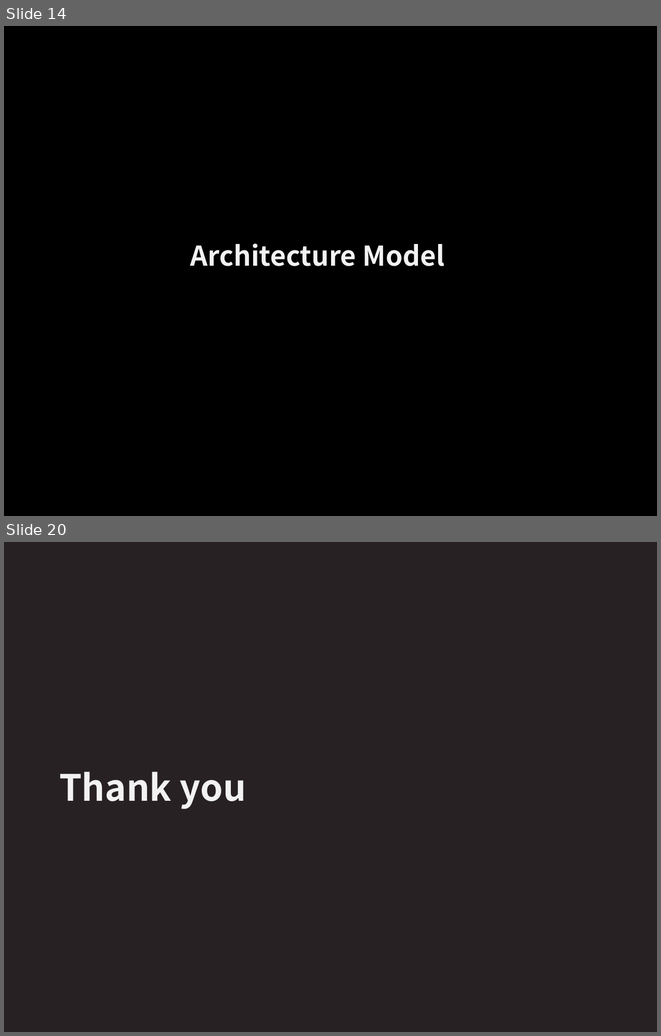
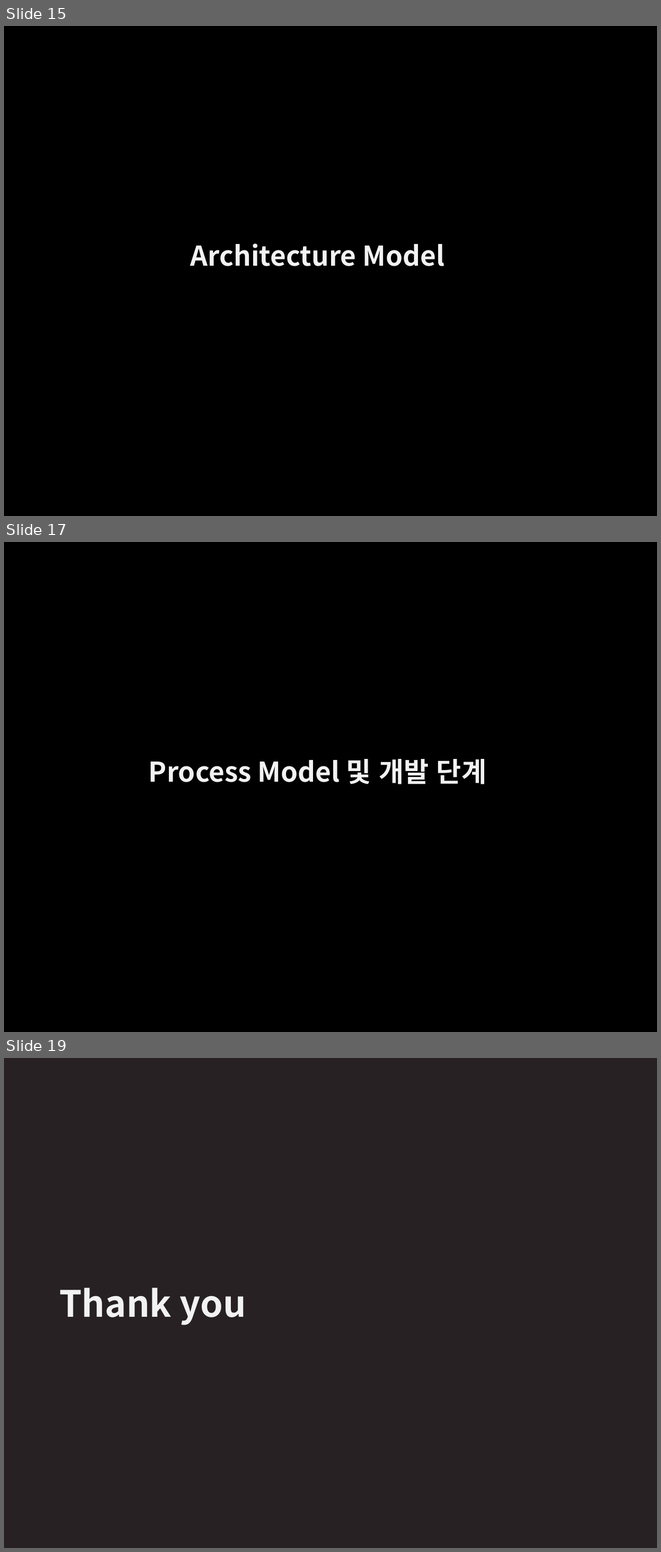
Before and after one commit to DaeunYoon/6team, a slide deck: 6조 발표자료.pptx. Shown one above the other, each under a label of ours: slides 14 and 20 before the commit, slides 15, 17 and 19 after it; the slides between them are not shown. The pictures are 661x1036 and 661x1552 pixels, drawn with LibreOffice and Linux fonts; fonts in the diff are those of the drawing. Boxes give left, top, right and bottom in pixels: in the first picture for what was removed or moved away, otherwise in the second. Text is boxed around its words. In the diff, an @@ line names an element or a change of style, - is before the commit and + after.

```diff
--- a/6조 발표자료.pptx
+++ b/6조 발표자료.pptx
@@ slide 17 added at (4, 542, 657, 1032), background #000000 @@
@@ text added at (149, 759, 486, 784), 30 pt, text #F2F2F2, bold @@
+Process Model 및 개발 단계
@@ what was slide 14 is now slide 15 @@
@@ what was slide 20 is now slide 19 @@
```
Also in this commit, not shown: 9 slides changed, 1 other slide added, 3 slides removed.
